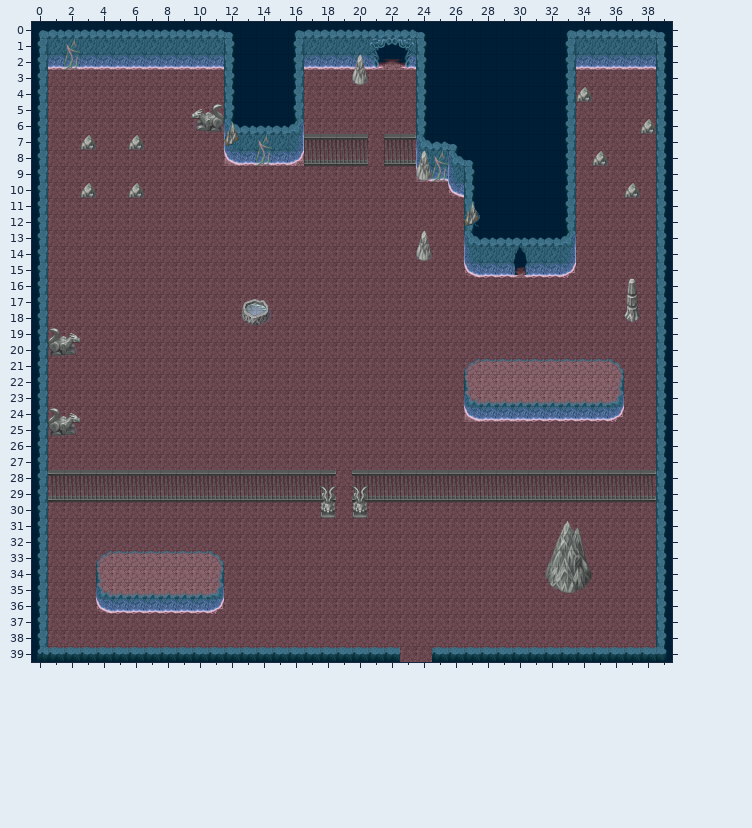
An edit to a level. Tiled map, Assets/Graphics/TilesMap/Ante1.tmx. The picture above was drawn from the file before the commit.
Cells are 32x32 px. Shown: x 0..39, y 0..39.
Now the later version:
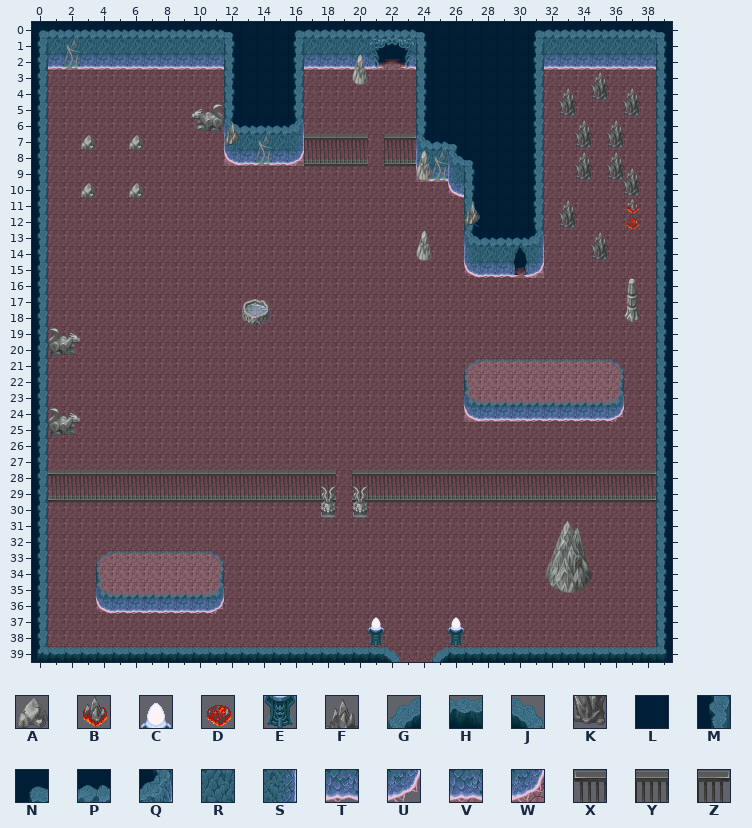
Key: from "All_Tiles": A 2, B 12, C 21, D 52, E 61, F 90, G 96, H 97, J 98, K 130, L 137, M 138, N 140, P 177, Q 178, R 217, S 218, T 222, U 223, V 257, W 258, X 576, Y 577, Z 578.
_ is an empty cell.
Changes in this commit:
Layer "Wall":
y 0: x 31..33 LLN -> NPP
y 1: x 31..33 LLM -> MRR
y 2: x 31..33 LLM -> MVV
y 3..12: x 31..33 LLM -> M__
y 13: x 31..33 PPQ -> Q__
y 14: x 31..33 RRS -> S__
y 15: x 31..33 TTU -> W__
y 28: x 18 Z -> _; x 20 X -> _
y 39: x 22 H -> J; x 25 H -> G
Layer "Object":
y 3: x 35 _ -> F
y 4: x 33 _ -> F; x 37 _ -> F
y 6: x 34 _ -> F; x 36 _ -> F
y 8: x 34 _ -> F; x 36 _ -> F
y 9: x 37 _ -> F
y 11: x 33 _ -> F
y 13: x 35 _ -> F
y 28: x 18 _ -> Y; x 20 _ -> Y
Layer "ObjectCollide":
y 4: x 34..35 A_ -> _K
y 5: x 33 _ -> K; x 37 _ -> K
y 6: x 38 A -> _
y 7: x 34 _ -> K; x 36 _ -> K
y 8: x 35 A -> _
y 9: x 34 _ -> K; x 36 _ -> K
y 10: x 37 A -> K
y 11: x 37 _ -> B
y 12: x 33 _ -> K; x 37 _ -> D
y 14: x 35 _ -> K
y 37: x 21 _ -> C; x 26 _ -> C
y 38: x 21 _ -> E; x 26 _ -> E
Pixel boxes of the changes (left, top, right, bottom) in both pictures:
changed: (528, 29, 656, 278)
changed: (331, 470, 336, 486)
changed: (352, 470, 357, 486)
changed: (368, 617, 400, 662)
changed: (432, 617, 464, 662)
